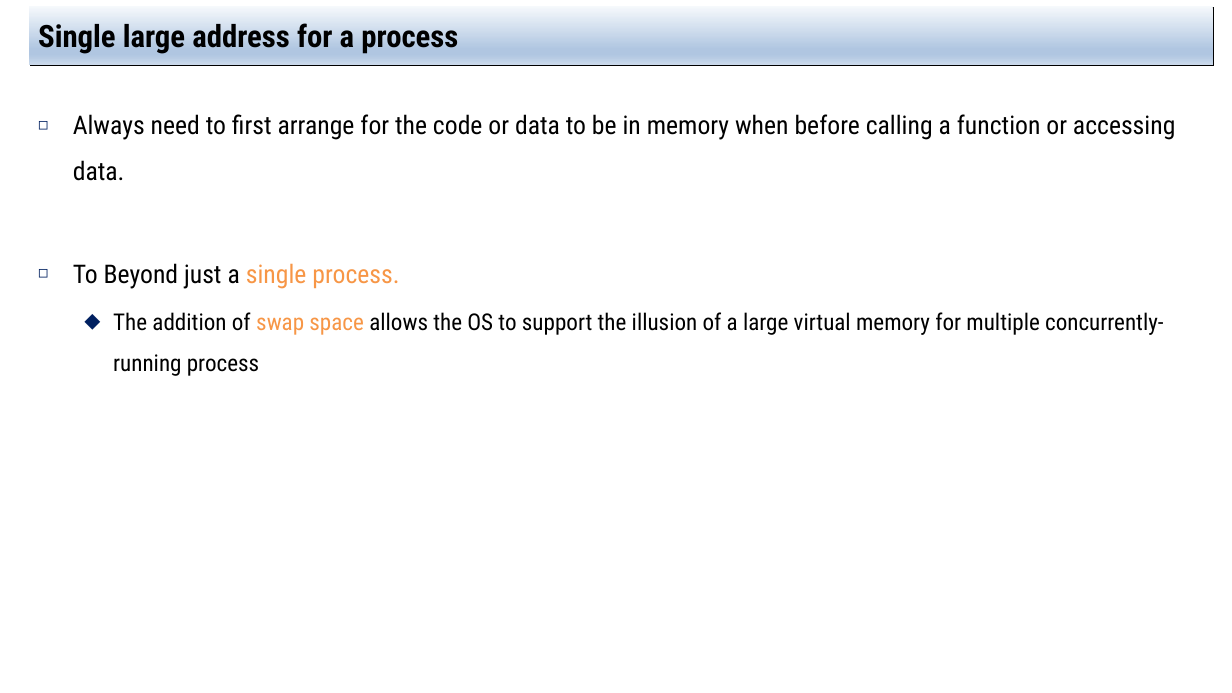
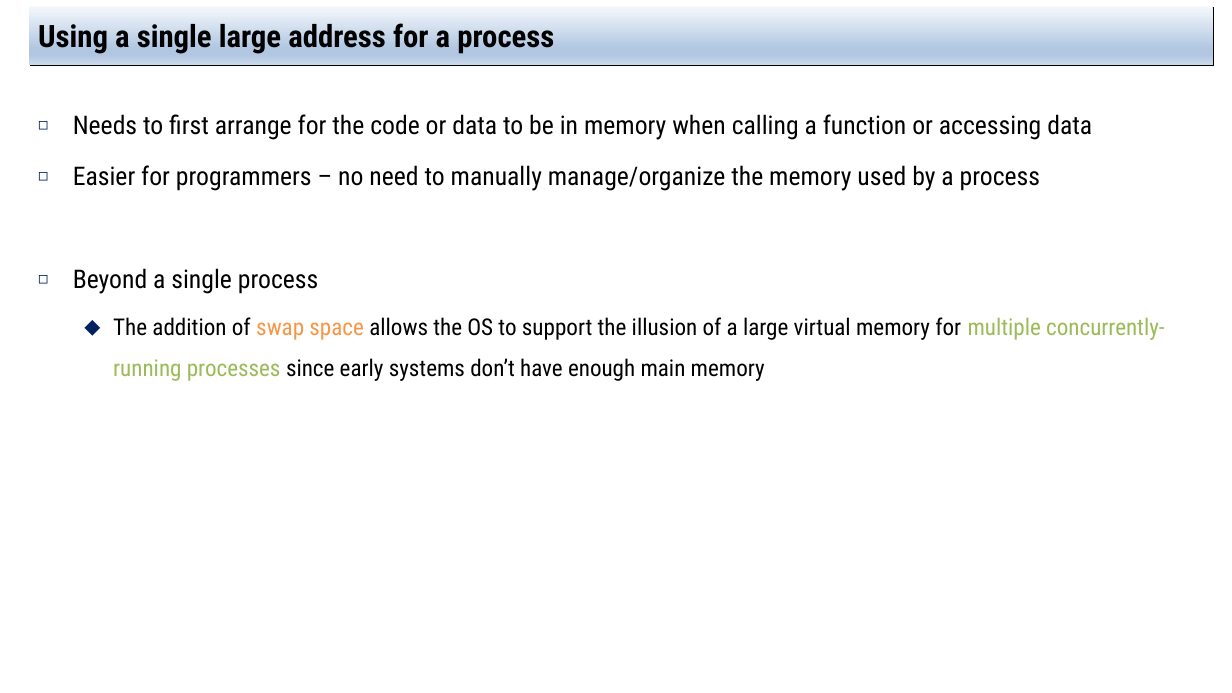
Before and after one commit to jachermocilla/extra-course-materials, a slide deck: slide 6 of cmsc125/ostep/slides/01.Virtualization/21.Swapping_Mechanism.pptx. Drawn at 1232x693 pixels with LibreOffice and Linux fonts; fonts in the diff are those of the drawing. Boxes give left, top, right and bottom in pixels: in the first picture for what was removed or moved away, otherwise in the second. Text is boxed around its words. In the diff, an @@ line names an element or a change of style, - is before the commit and + after.

```diff
--- a/cmsc125/ostep/slides/01.Virtualization/21.Swapping_Mechanism.pptx
+++ b/cmsc125/ostep/slides/01.Virtualization/21.Swapping_Mechanism.pptx
@@ title at (38,19,554,54): text changed @@
-Single large address for a process
+Using a single large address for a process
@@ text at (73,114,1164,381): text changed @@
-◻ Always need to first arrange for the code or data to be in memory when before calling a function or accessing data.
-◻ To Beyond just a single process.
-  ⬥ The addition of swap space allows the OS to support the illusion of a large virtual memory for multiple concurrently-running process
+◻ Needs to first arrange for the code or data to be in memory when calling a function or accessing data
+◻ Easier for programmers – no need to manually manage/organize the memory used by a process
+◻ Beyond a single process
+  ⬥ The addition of swap space allows the OS to support the illusion of a large virtual memory for multiple concurrently-running processes since early systems don’t have enough main memory
```
Also in this commit, not shown: 10 other slides changed, 1 slide added, 5 other files.
